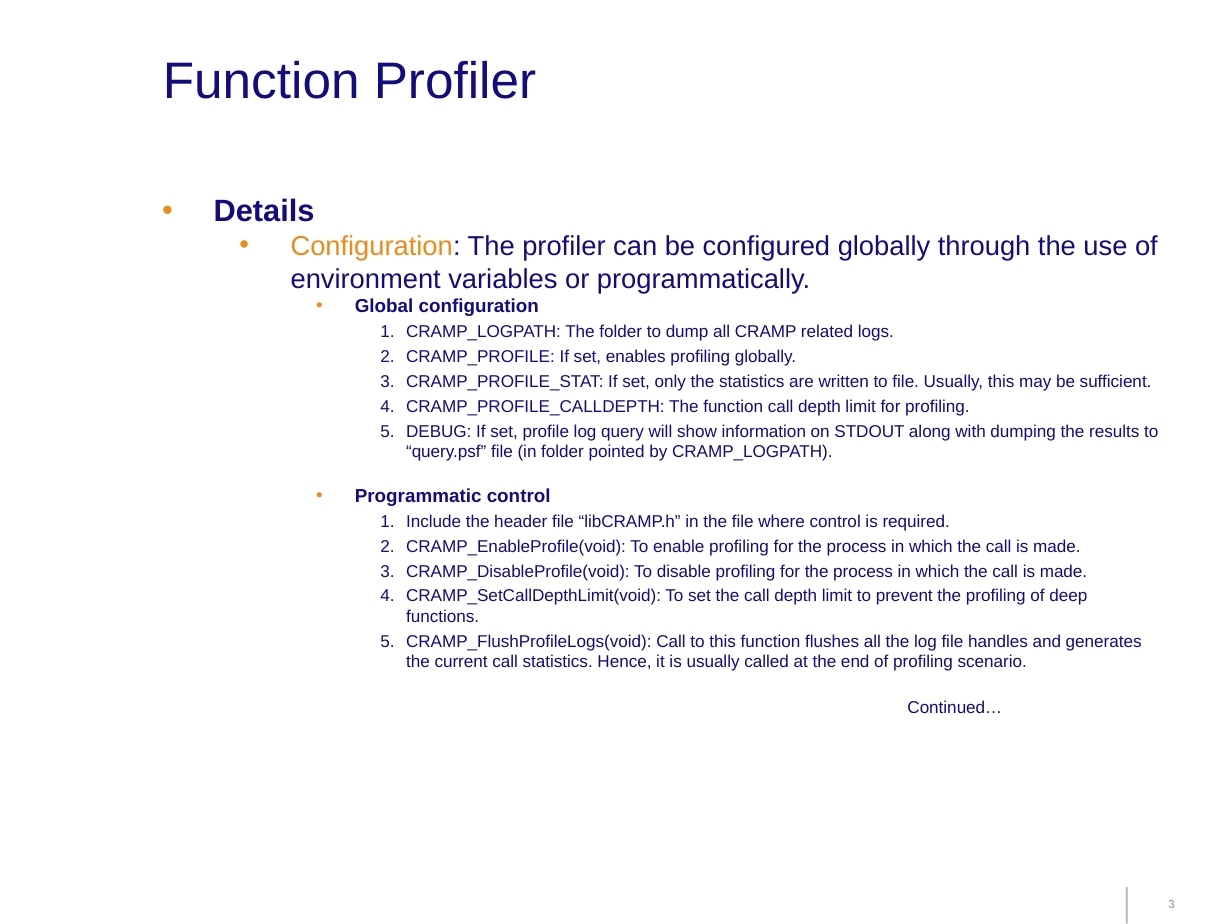
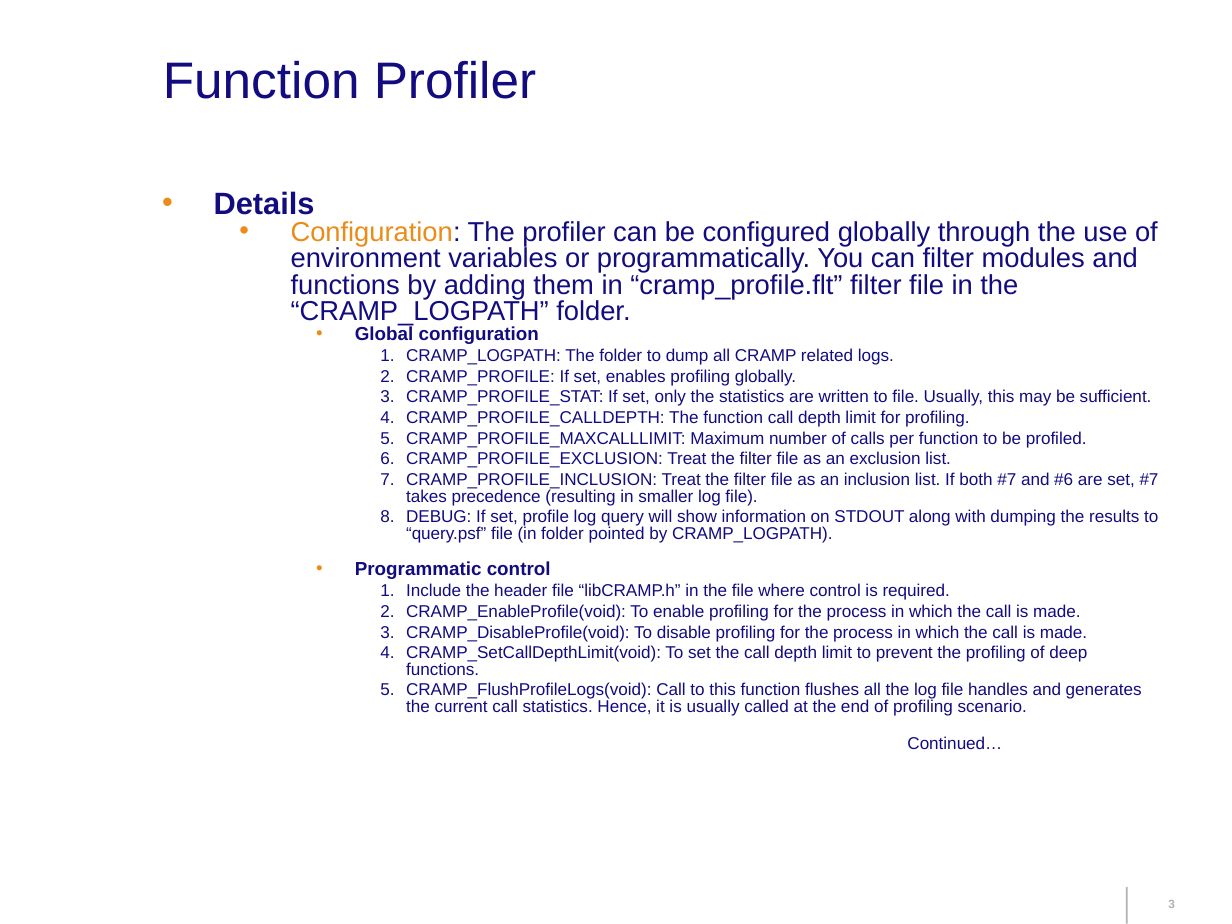
Before and after one commit to 0xdky/cramp, a slide deck: slide 3 of docs/CRAMP.ppt. Drawn at 1232x924 pixels with LibreOffice and Linux fonts; fonts in the diff are those of the drawing; background and template pictures are left out. Boxes give left, top, right and bottom in pixels: in the first picture for what was removed or moved away, otherwise in the second. Text is boxed around its words. In the diff, an @@ line names an element or a change of style, - is before the commit and + after.

Commit message:
Added module/function name based filtering and max calls per func limit

```diff
--- a/docs/CRAMP.ppt
+++ b/docs/CRAMP.ppt
@@ text at (214,191,1158,749): line spacing 1 to 0.8 @@
@@ text at (291,221,1158,326): text changed @@
-  • Configuration: The profiler can be configured globally through the use of environment variables or programmatically.
+  • Configuration: The profiler can be configured globally through the use of environment variables or programmatically. You can filter modules and functions by adding them in “cramp_profile.flt” filter file in the “CRAMP_LOGPATH” folder.
@@ text at (406,431,1159,506): paragraphs added @@
+      5. CRAMP_PROFILE_MAXCALLLIMIT: Maximum number of calls per function to be profiled.
+      6. CRAMP_PROFILE_EXCLUSION: Treat the filter file as an exclusion list.
+      7. CRAMP_PROFILE_INCLUSION: Treat the filter file as an inclusion list. If both #7 and #6 are set, #7 takes precedence (resulting in smaller log file).
```
